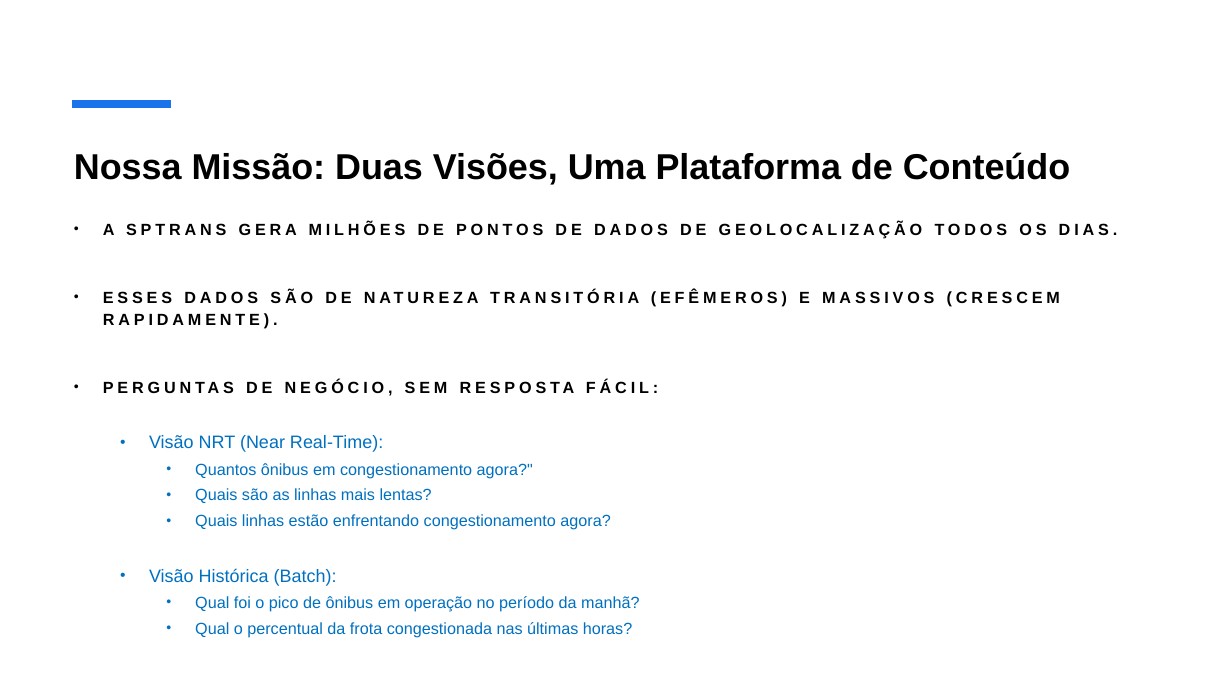
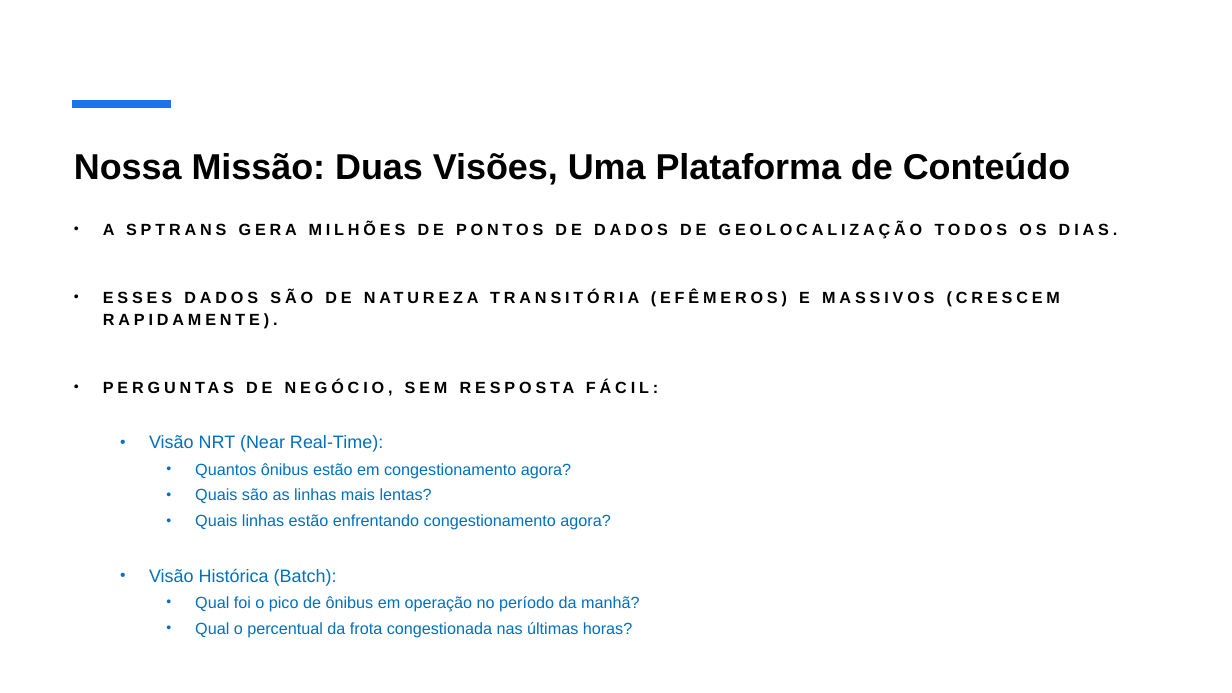
Before and after one commit to guilhermepepa/FIA-Projeto-Final, a slide deck: slide 2 of documentacoes/Apresentação_Projeto_Final.pptx. Drawn at 1232x693 pixels with LibreOffice and Linux fonts; fonts in the diff are those of the drawing. Boxes give left, top, right and bottom in pixels: in the first picture for what was removed or moved away, otherwise in the second. Text is boxed around its words. In the diff, an @@ line names an element or a change of style, - is before the commit and + after.

```diff
--- a/documentacoes/Apresentação_Projeto_Final.pptx
+++ b/documentacoes/Apresentação_Projeto_Final.pptx
@@ subtitle at [195, 463, 571, 479]: text changed @@
-    • Quantos ônibus em congestionamento agora?"
+    • Quantos ônibus estão em congestionamento agora?
```
Also in this commit, not shown: 5 other slides changed.
